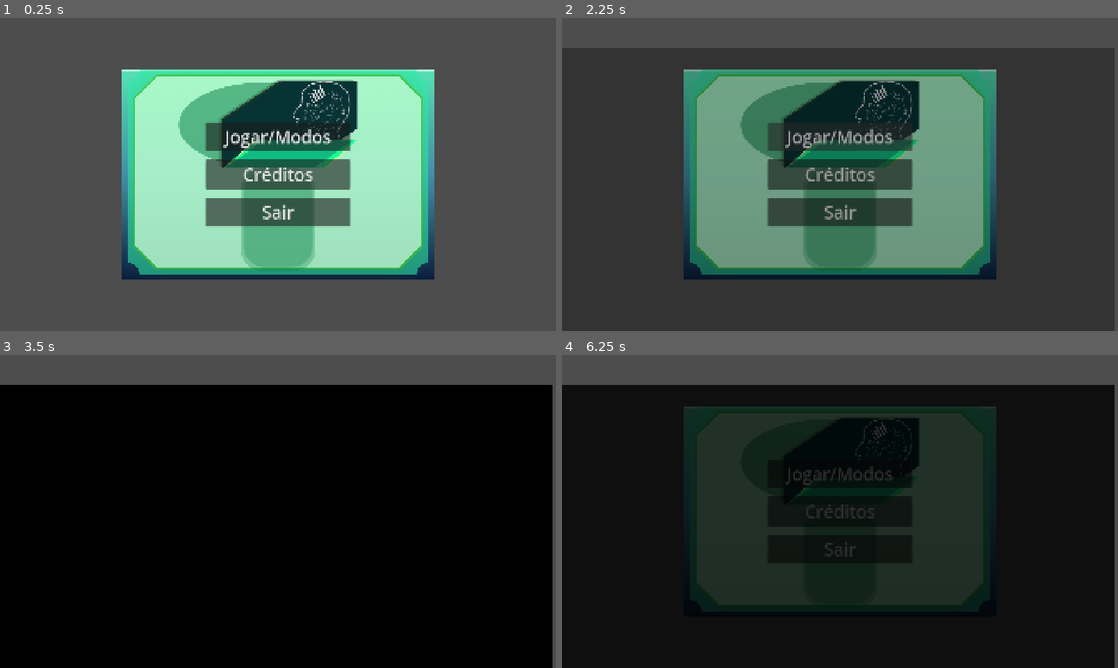
Above: before the commit, frames 1-4 (two rows, left to right).
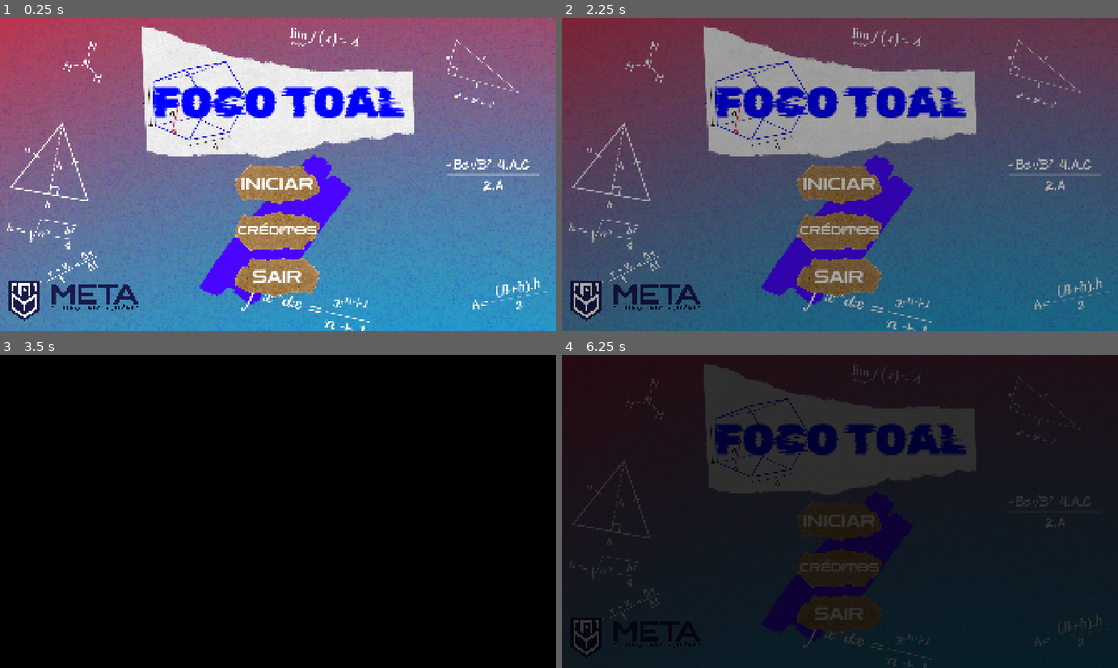
Above: after the commit, the same moments.

Repository: ArthurRosario/Ferramenta-de-auxilio-de-questoes-de-matematica
Game: Godot game, scene res://cenas/menu_principal.tscn
Same seed, same stepped clock (60 frames per second), same inputs: the game is played once before the commit and once after it.
Inputs:
- Up to frame 1 (0.25 s): no input
- Up to frame 2 (2.25 s): click "Créditos" (after the commit: "CRÉDITOS") at 0.5 s; click "Voltar" at 1.25 s; click "Jogar/Modos" (after the commit: "INICIAR") at 2 s
- Up to frame 3 (3.5 s): click "Jogar/Modos" (after the commit: "INICIAR") at 2.75 s
- Up to frame 4 (6.25 s): click "Créditos" (after the commit: "CRÉDITOS") at 3.5 s; click "Jogar/Modos" (after the commit: "INICIAR") at 4.25 s; click "Créditos" (after the commit: "CRÉDITOS") at 5 s; tap Enter at 5.75 s

The runs differ from the first frame. In frame 1, 100% of the frame differs, in the area x 0-100%, y 0-100%; in frame 2, 97%; in frame 3, 10%; in frame 4, 32%.
Error in both runs: Invalid access to property or key 'animation_finishe' on a base object of type 'AnimationPlayer'. (res://scripts/menu_principal.gd:14)

Commit message:
Implementação da tela inicial
Foi adicionado os assets na tela inicial

Diff:
--- a/cenas/menu_principal.tscn
+++ b/cenas/menu_principal.tscn
@@ -1,7 +1,11 @@
 [gd_scene format=3 uid="uid://serayh4doe0t"]
 
 [ext_resource type="Script" uid="uid://c7c8yfod1g12p" path="res://scripts/menu_principal.gd" id="1_405qn"]
-[ext_resource type="Texture2D" uid="uid://bbl3jg5bxivll" path="res://arts/Fundo_menu2.png" id="2_405qn"]
+[ext_resource type="Texture2D" uid="uid://8rxn871rtr8y" path="res://Foco Total/Tela_inicial.png" id="2_eyjon"]
+[ext_resource type="Texture2D" uid="uid://b42kllgsfgg3h" path="res://Foco Total/Botão1.png" id="3_6ro21"]
+[ext_resource type="FontFile" uid="uid://dpj1qbf5fnq76" path="res://fonts/Zen_Dots/ZenDots-Regular.ttf" id="4_0330o"]
+[ext_resource type="Texture2D" uid="uid://d4if0ci6iuc0o" path="res://Foco Total/Logo Centro Universitário META.png" id="5_sw1c2"]
+[ext_resource type="FontFile" uid="uid://bekolxepujtd5" path="res://fonts/Rubik_Glitch/RubikGlitch-Regular.ttf" id="6_6ro21"]
 
 [sub_resource type="Animation" id="Animation_405qn"]
 length = 0.001
@@ -56,8 +60,8 @@
 anchor_bottom = 1.0
 grow_horizontal = 2
 grow_vertical = 2
-texture = ExtResource("2_405qn")
-stretch_mode = 3
+texture = ExtResource("2_eyjon")
+expand_mode = 1
 
 [node name="VBoxContainer" type="VBoxContainer" parent="." unique_id=913818379]
 layout_mode = 1
@@ -66,48 +70,124 @@
 anchor_top = 0.5
 anchor_right = 0.5
 anchor_bottom = 0.5
-offset_left = -20.0
-offset_top = -20.0
-offset_right = 20.0
-offset_bottom = 20.0
-grow_horizontal = 2
-grow_vertical = 2
-theme_override_constants/separation = 30
-
-[node name="Button" type="Button" parent="VBoxContainer" unique_id=1831801731]
-custom_minimum_size = Vector2(500, 100)
+offset_left = -251.57
+offset_top = -40.0
+offset_right = 248.42993
+offset_bottom = 470.0
+grow_horizontal = 2
+grow_vertical = 2
+theme_override_constants/separation = 10
+
+[node name="botao_iniciar" type="TextureButton" parent="VBoxContainer" unique_id=443790231]
+custom_minimum_size = Vector2(300, 150)
 layout_mode = 2
 size_flags_horizontal = 4
 size_flags_vertical = 4
-theme_override_font_sizes/font_size = 60
-text = "Jogar/Modos"
-
-[node name="Button2" type="Button" parent="VBoxContainer" unique_id=1633731776]
-custom_minimum_size = Vector2(500, 100)
+texture_normal = ExtResource("3_6ro21")
+texture_pressed = ExtResource("3_6ro21")
+ignore_texture_size = true
+stretch_mode = 0
+
+[node name="Label" type="Label" parent="VBoxContainer/botao_iniciar" unique_id=1093536091]
+layout_mode = 1
+anchors_preset = 15
+anchor_right = 1.0
+anchor_bottom = 1.0
+grow_horizontal = 2
+grow_vertical = 2
+theme_override_fonts/font = ExtResource("4_0330o")
+theme_override_font_sizes/font_size = 55
+text = "INICIAR"
+horizontal_alignment = 1
+vertical_alignment = 1
+uppercase = true
+metadata/_edit_lock_ = true
+
+[node name="botao_creditos" type="TextureButton" parent="VBoxContainer" unique_id=76420266]
+custom_minimum_size = Vector2(300, 150)
 layout_mode = 2
 size_flags_horizontal = 4
 size_flags_vertical = 4
-theme_override_font_sizes/font_size = 60
-text = "Créditos"
-
-[node name="Button3" type="Button" parent="VBoxContainer" unique_id=284935595]
-custom_minimum_size = Vector2(500, 100)
+texture_normal = ExtResource("3_6ro21")
+texture_pressed = ExtResource("3_6ro21")
+ignore_texture_size = true
+stretch_mode = 0
+flip_v = true
+
+[node name="Label" type="Label" parent="VBoxContainer/botao_creditos" unique_id=785071279]
+layout_mode = 1
+anchors_preset = 15
+anchor_right = 1.0
+anchor_bottom = 1.0
+grow_horizontal = 2
+grow_vertical = 2
+theme_override_fonts/font = ExtResource("4_0330o")
+theme_override_font_sizes/font_size = 40
+text = "CRÉDITOS"
+horizontal_alignment = 1
+vertical_alignment = 1
+uppercase = true
+metadata/_edit_lock_ = true
+
+[node name="botao_sair" type="TextureButton" parent="VBoxContainer" unique_id=879930193]
+custom_minimum_size = Vector2(300, 150)
 layout_mode = 2
 size_flags_horizontal = 4
 size_flags_vertical = 4
-theme_override_font_sizes/font_size = 60
-text = "Sair"
+texture_normal = ExtResource("3_6ro21")
+ignore_texture_size = true
+stretch_mode = 0
+flip_h = true
+
+[node name="Label" type="Label" parent="VBoxContainer/botao_sair" unique_id=619649020]
+layout_mode = 1
+anchors_preset = 15
+anchor_right = 1.0
+anchor_bottom = 1.0
+grow_horizontal = 2
+grow_vertical = 2
+theme_override_fonts/font = ExtResource("4_0330o")
+theme_override_font_sizes/font_size = 55
+text = "SAIR"
+horizontal_alignment = 1
+vertical_alignment = 1
+uppercase = true
+metadata/_edit_lock_ = true
+
+[node name="logo_META" type="TextureRect" parent="." unique_id=135670075]
+layout_mode = 1
+anchors_preset = 2
+anchor_top = 1.0
+anchor_bottom = 1.0
+offset_left = 20.0
+offset_top = -180.0
+offset_right = 488.0
+offset_bottom = -26.0
+grow_vertical = 0
+texture = ExtResource("5_sw1c2")
+expand_mode = 1
+stretch_mode = 4
+
+[node name="Label" type="Label" parent="." unique_id=886298582]
+layout_mode = 0
+offset_left = 493.0
+offset_top = 159.0
+offset_right = 1432.0
+offset_bottom = 423.0
+theme_override_colors/font_color = Color(0, 0, 1, 1)
+theme_override_fonts/font = ExtResource("6_6ro21")
+theme_override_font_sizes/font_size = 150
+text = "FOCO TOAL"
+horizontal_alignment = 1
+vertical_alignment = 1
 
 [node name="ColorRect" type="ColorRect" parent="." unique_id=257132503]
+visible = false
 modulate = Color(1, 1, 1, 0)
 layout_mode = 1
 anchors_preset = 15
 anchor_right = 1.0
 anchor_bottom = 1.0
-offset_left = -11.0
-offset_top = 102.0
-offset_right = -11.0
-offset_bottom = 102.0
 grow_horizontal = 2
 grow_vertical = 2
 color = Color(0, 0, 0, 1)
@@ -115,6 +195,6 @@
 [node name="AnimationPlayer" type="AnimationPlayer" parent="." unique_id=1698716861]
 libraries/ = SubResource("AnimationLibrary_roq6h")
 
-[connection signal="pressed" from="VBoxContainer/Button" to="." method="_on_button_pressed"]
-[connection signal="pressed" from="VBoxContainer/Button2" to="." method="_on_button_2_pressed"]
-[connection signal="pressed" from="VBoxContainer/Button3" to="." method="_on_button_3_pressed"]
+[connection signal="pressed" from="VBoxContainer/botao_iniciar" to="." method="_on_button_pressed"]
+[connection signal="pressed" from="VBoxContainer/botao_creditos" to="." method="_on_button_2_pressed"]
+[connection signal="pressed" from="VBoxContainer/botao_sair" to="." method="_on_button_3_pressed"]
Not shown, added: Foco Total/Botão1.png.import
Not shown, added: Foco Total/Logo Centro Universitário META.png.import
Not shown, added: Foco Total/Tela_inicial.png.import
Not shown, added: Foco Total/asset1.png.import
Not shown, added: Foco Total/asset2.png.import
Not shown, added: Foco Total/asset3.png.import
Not shown, added: Foco Total/asset4.png.import
Not shown, added: Foco Total/asset5.png.import
Not shown, added: Foco Total/asset_certo.png.import
Not shown, added: Foco Total/asset_errado.png.import
Not shown, added: Foco Total/botão2.png.import
Not shown, added: Foco Total/botão3.png.import
(and 10 more such lines)
